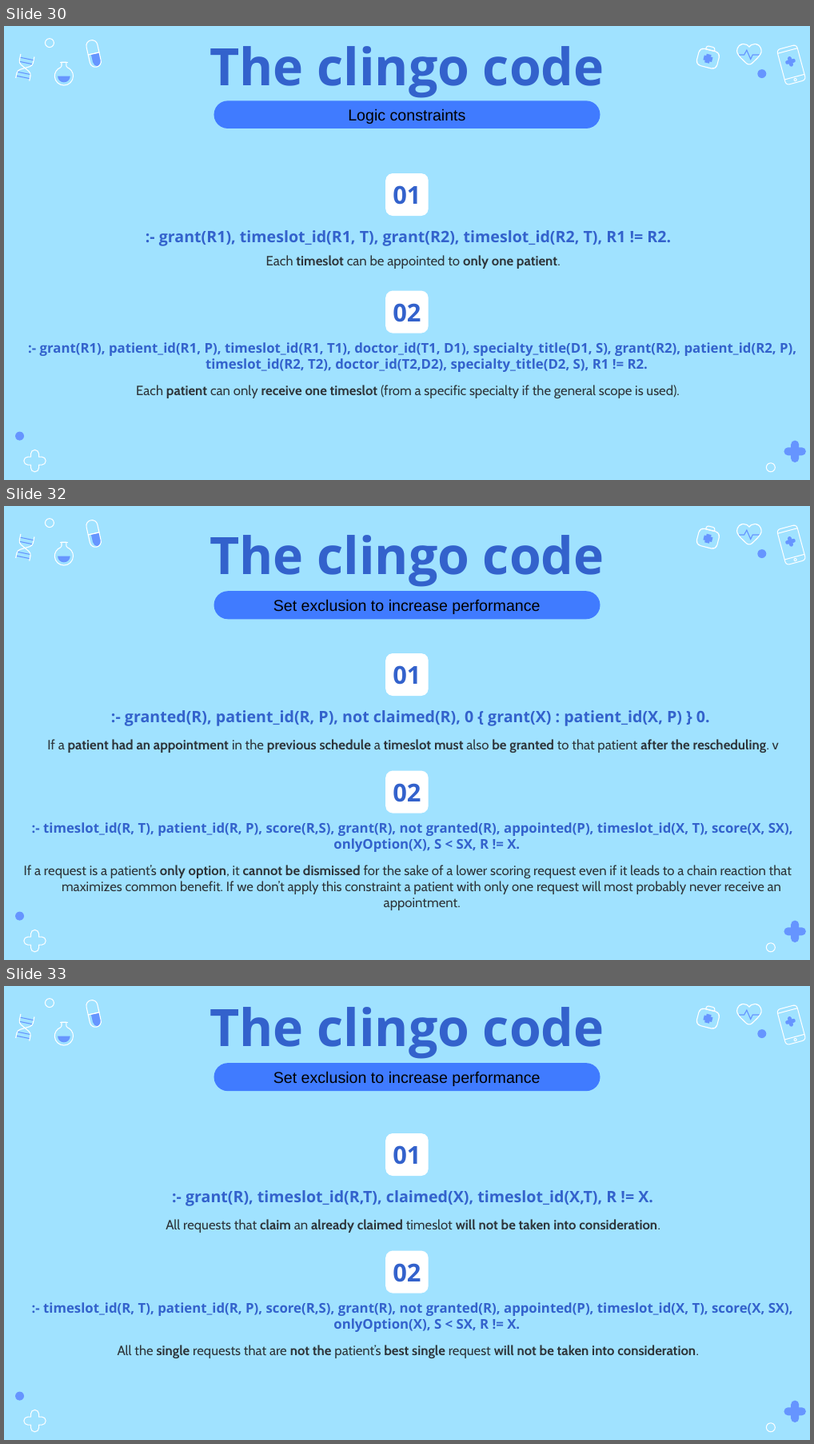
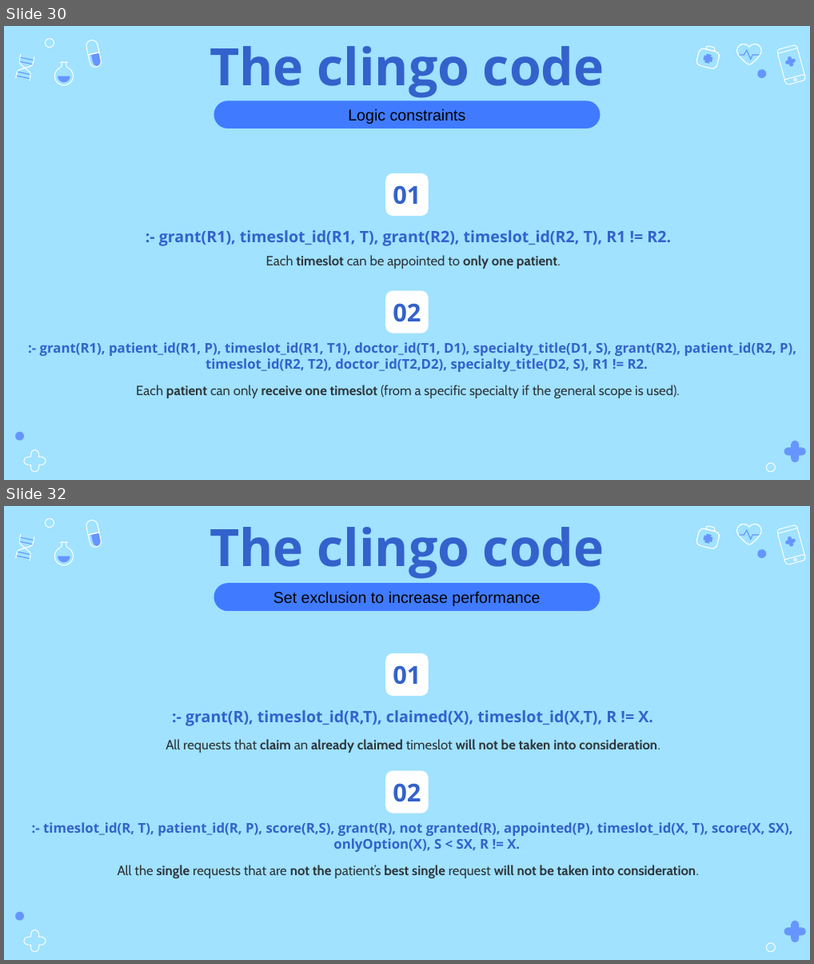
Before and after one commit to StavrosKanias/Medical_Appointment_Rescheduling_App, a slide deck: ENIGMA 2023/Presentation.pptx. Shown one above the other, each under a label of ours: slides 30, 32 and 33 before the commit, slides 30 and 32 after it; the slides between them are not shown. The pictures are 814x1444 and 814x964 pixels, drawn with LibreOffice and Linux fonts; fonts in the diff are those of the drawing. Boxes give left, top, right and bottom in pixels: in the first picture for what was removed or moved away, otherwise in the second. Text is boxed around its words. In the diff, an @@ line names an element or a change of style, - is before the commit and + after.

```diff
--- a/ENIGMA 2023/Presentation.pptx
+++ b/ENIGMA 2023/Presentation.pptx
@@ slide 32 removed at [4, 506, 810, 960], background #A0E2FF; not listed: 29 template elements that a slide beside it also shows @@
@@ title removed at [210, 535, 605, 587] @@
-The clingo code
@@ rounded rectangle removed at [214, 591, 600, 619] @@
-Set exclusion to increase performance
@@ rounded rectangle removed at [386, 653, 428, 696] @@
@@ text removed at [393, 665, 421, 684] @@
-01
@@ subtitle removed at [125, 710, 710, 726] @@
-:- granted(R), patient_id(R, P), not claimed(R), 0 { grant(X) : patient_id(X, P) } 0.
@@ subtitle removed at [47, 739, 779, 752] @@
-If a patient had an appointment in the previous schedule a timeslot must also be granted to that patient after the rescheduling. v
@@ rounded rectangle removed at [386, 771, 428, 813] @@
@@ text removed at [393, 783, 421, 802] @@
-02
@@ text removed at [43, 822, 794, 852] @@
-:- timeslot_id(R, T), patient_id(R, P), score(R,S), grant(R), not granted(R), appointed(P), timeslot_id(X, T), score(X, SX), onlyOption(X), S < SX, R != X.
@@ text removed at [24, 864, 792, 910] @@
-If a request is a patient’s only option, it cannot be dismissed for the sake of a lower scoring request even if it leads to a chain reaction that maximizes common benefit. If we don’t apply this constraint a patient with only one request will most probably never receive an appointment.
@@ what was slide 33 is now slide 32 @@
```
Also in this commit, not shown: 5 slides changed, 1 slide added, 7 other files.
